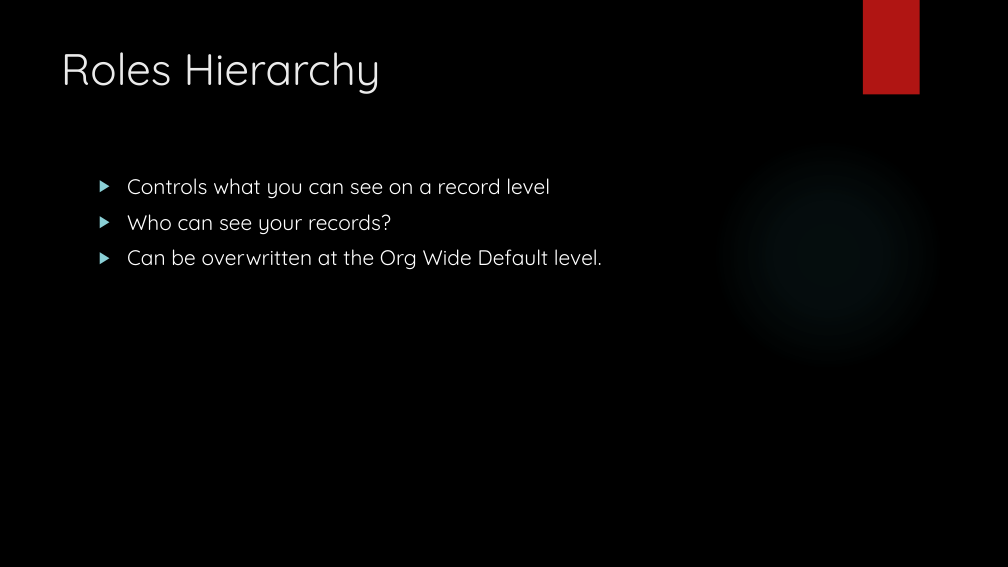
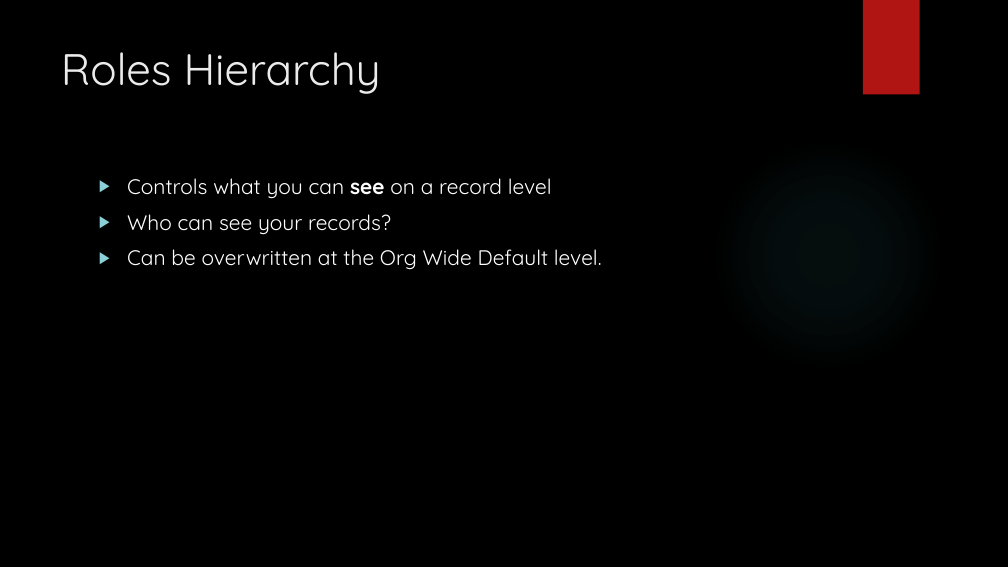
Before and after one commit to ChristianLinenko/Salesforce101, a slide deck: slide 8 of Week 2/Lecture - Week 2.pptx (slide 6 before the commit). Drawn at 1008x567 pixels with LibreOffice and Linux fonts; fonts in the diff are those of the drawing; background and template pictures are left out. Boxes give left, top, right and bottom in pixels: in the first picture for what was removed or moved away, otherwise in the second. Text is boxed around its words. In the diff, an @@ line names an element or a change of style, - is before the commit and + after.

```diff
--- a/Week 2/Lecture - Week 2.pptx
+++ b/Week 2/Lecture - Week 2.pptx
@@ text at <box>127,178,552,199</box>: bold on in "see" @@
```
Also in this commit, not shown: 2 other slides changed, 4 slides added.
